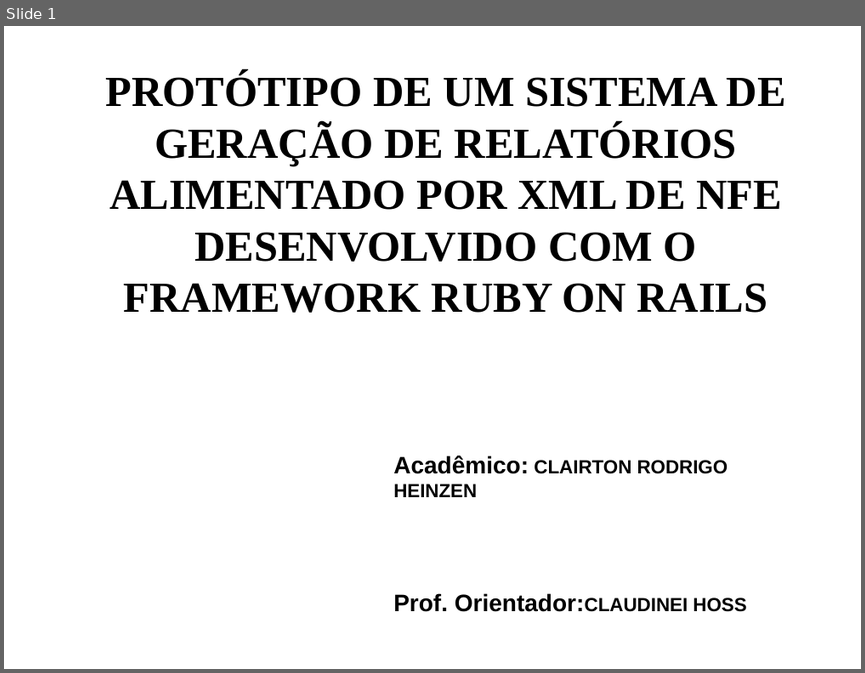
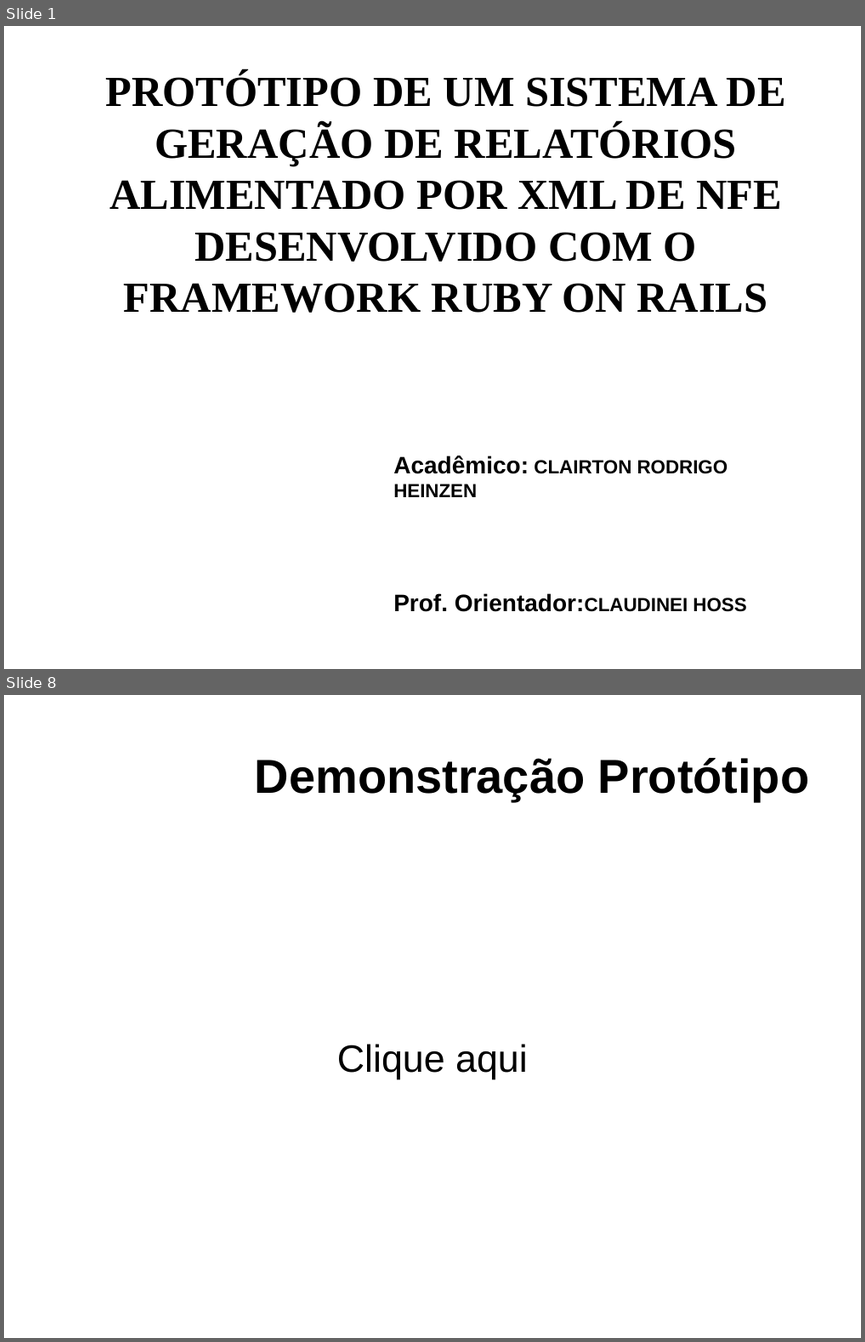
Before and after one commit to clairton/crh, a slide deck: slides.odp. Shown one above the other, each under a label of ours: slide 1 before the commit, slides 1 and 8 after it; the slides between them are not shown. The pictures are 865x673 and 865x1342 pixels, drawn with LibreOffice and Linux fonts; fonts in the diff are those of the drawing; background and template pictures are left out. Boxes give left, top, right and bottom in pixels: in the first picture for what was removed or moved away, otherwise in the second. Text is boxed around its words. In the diff, an @@ line names an element or a change of style, - is before the commit and + after.

```diff
--- a/slides.odp
+++ b/slides.odp
@@ slide 8 added at (4, 695, 861, 1338), background picture (left out) @@
@@ title added at (255, 758, 809, 801), 40 pt, text #000000, bold @@
+Demonstração Protótipo
@@ subtitle added at (337, 1043, 528, 1079), 32 pt, text #000000 @@
+Clique aqui
```
Also in this commit, not shown: 5 slides changed, 3 other slides added, 1 slide removed.
